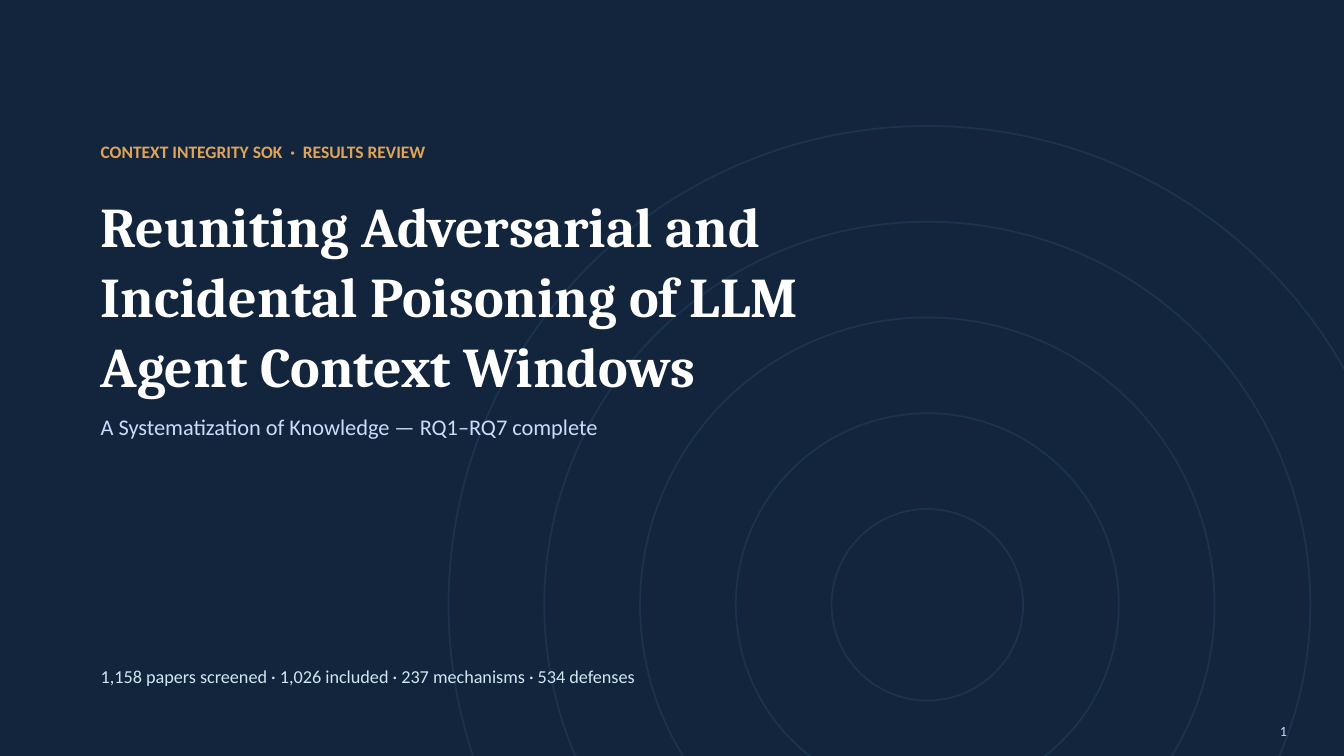
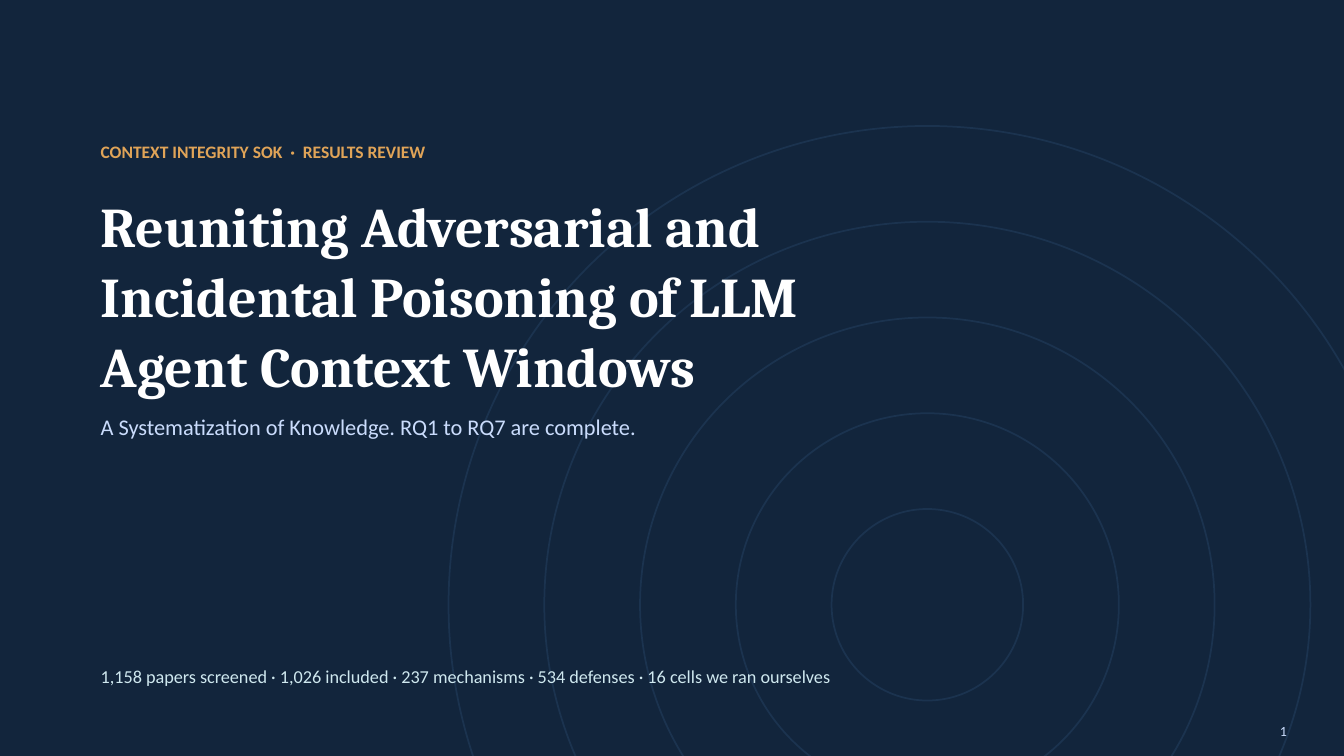
Before and after one commit to Nyamtulla/context_poison, a slide deck: slide 1 of context_sok_results_presentation.pptx. Drawn at 1344x756 pixels with LibreOffice and Linux fonts; fonts in the diff are those of the drawing. Boxes give left, top, right and bottom in pixels: in the first picture for what was removed or moved away, otherwise in the second. Text is boxed around its words. In the diff, an @@ line names an element or a change of style, - is before the commit and + after.

```diff
--- a/context_sok_results_presentation.pptx
+++ b/context_sok_results_presentation.pptx
@@ text at (101,419,636,439): text changed @@
-A Systematization of Knowledge — RQ1–RQ7 complete
+A Systematization of Knowledge. RQ1 to RQ7 are complete.
@@ text at (101,670,831,686): text changed @@
-1,158 papers screened · 1,026 included · 237 mechanisms · 534 defenses
+1,158 papers screened · 1,026 included · 237 mechanisms · 534 defenses · 16 cells we ran ourselves
```
Also in this commit, not shown: 19 other slides changed, 4 slides added, 5 other files.
